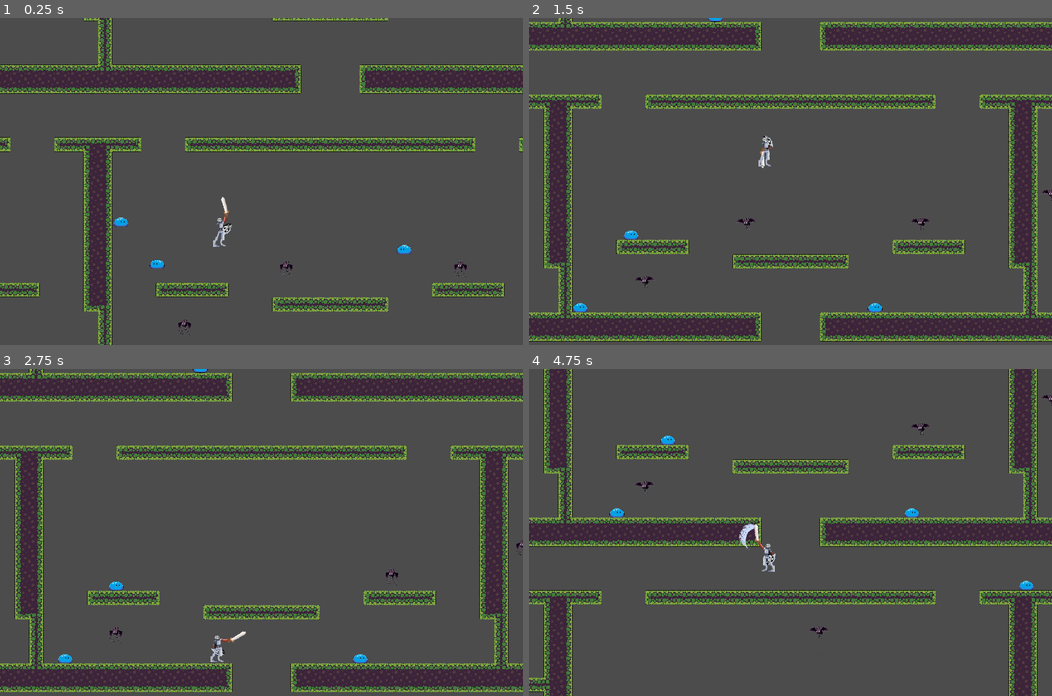
Above: before the commit, frames 1-4 (two rows, left to right).
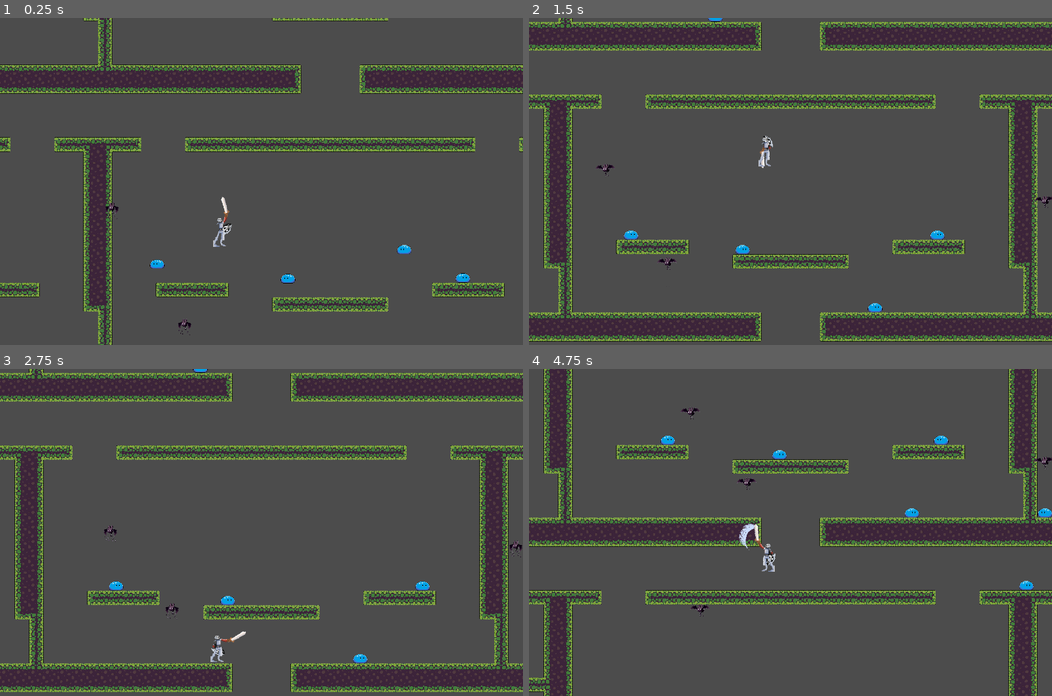
Above: after the commit, the same moments.

Repository: Sntx626/uol-gamejam-7
Game: Godot game, scene res://scenes/main_scene.tscn
Same seed, same stepped clock (60 frames per second), same inputs: the game is played once before the commit and once after it.
Inputs (mouse positions are in pixels of both pictures, inside the frame that each line leads up to):
- Up to frame 1 (0.25 s): no input
- Up to frame 2 (1.5 s): move the mouse to (905, 165) at 0.52 s; hold D (move_right) 0.53-1.28 s; click (905, 165) at 0.6 s; tap W (jump) at 0.77 s; move the mouse to (685, 197) at 1.27 s; hold A (move_left) from 1.28 s (still down); click (685, 197) at 1.35 s
- Up to frame 3 (2.75 s): tap W (jump) at 1.52 s; move the mouse to (313, 460) at 2.02 s; release A (move_left) at 2.03 s; hold D (move_right) from 2.03 s (still down); click (313, 460) at 2.1 s
- Up to frame 4 (4.75 s): move the mouse to (764, 597) at 2.77 s; click (764, 597) at 2.85 s; tap W (jump) at 3.02, 3.77, 4.52 s; move the mouse to (947, 581) at 3.52 s; release D (move_right) at 3.53 s; hold A (move_left) from 3.53 s (still down); click (947, 581) at 3.6 s; move the mouse to (633, 483) at 4.27 s; click (633, 483) at 4.35 s

The runs differ from the first frame. In frame 1, 0.3% of the frame differs, in the area x 20-90%, y 56-82%; in frame 2, 0.5%; in frame 3, 0.4%; in frame 4, 0.6%, in the area x 15-100%, y 7-83%.
Error before the commit: First argument of yield() is null. (res://objects/Bat.gd:16)

Commit message:
Now also spawning bats

Diff:
--- a/src/objects/Bat.gd
+++ b/src/objects/Bat.gd
@@ -8,12 +8,11 @@
 var velocity = Vector2.ZERO
 var path = []
 var threshold = 16
-var nav = null
+var nav
 export var health := 100
 onready var ani = $AnimatedSprite
-# Called when the node enters the scene tree for the first time.
-func _ready():
-	yield(owner, "ready")
+
+func init(owner):
 	nav = owner.nav
 
 func _physics_process(delta):
@@ -34,7 +33,8 @@
 		velocity = move_and_slide(velocity)
 
 func get_target_path(target_pos):
-	path = nav.get_simple_path(position, target_pos, true)
+	if nav:
+		path = nav.get_simple_path(position, target_pos, true)
 
 # Called every frame. 'delta' is the elapsed time since the previous frame.
 #func _process(delta):
--- a/src/scripts/Enemy.gd
+++ b/src/scripts/Enemy.gd
@@ -8,4 +8,6 @@
 var rng = RandomNumberGenerator.new()
 
 func get_enemy() -> KinematicBody2D:
-	return ENEMIES[rng.randi_range(0, ENEMIES.size()-1)].instance()
+	var i = randi() % 2
+	print(i, " | ", ENEMIES.size())
+	return ENEMIES[i].instance()
--- a/src/scripts/chunking.gd
+++ b/src/scripts/chunking.gd
@@ -131,3 +131,5 @@
 	var e = Enemy.new().get_enemy()
 	e.position = pos
 	parent.add_child(e)
+	if e.has_method("init"):
+		e.init(parent)
